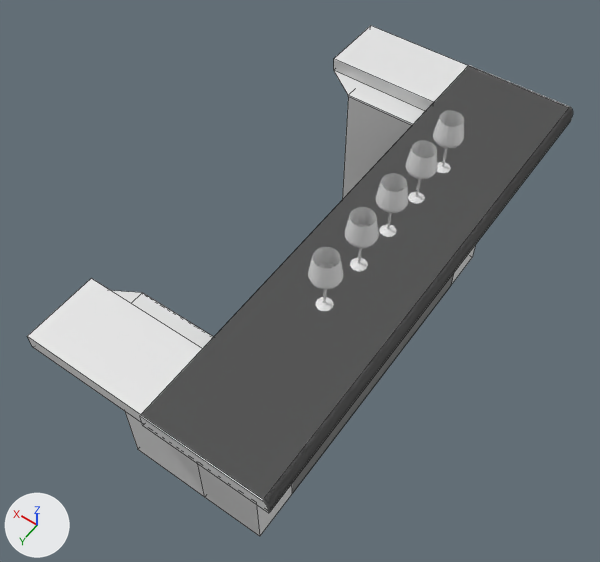
Renders of the Blender file Assets/Models/Textured Models/music_puzzle_glasses textured.blend from each side of a commit.
The view is the same before and after, from a 50 mm camera at (-1.5, 7.25, 8.66) aimed at (2.61, 1.49, -0.38). Arrows for +X, +Y and +Z are at lower left; the lights stay in place. Mesh edges are drawn as thin lines on the coarser meshes.
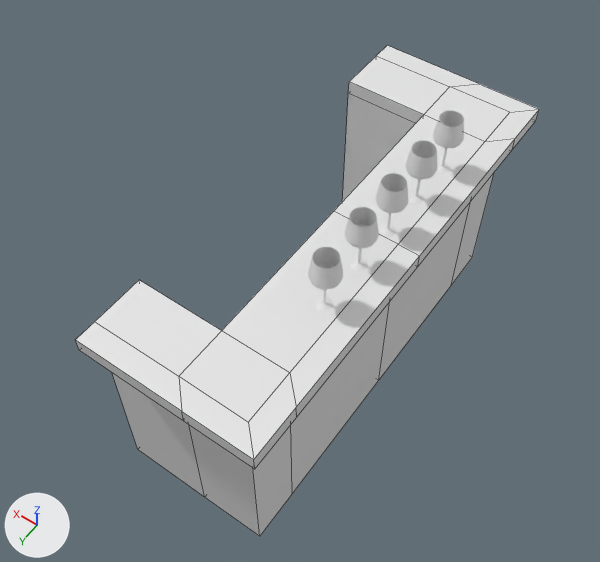
Changed parts and their boxes (x1, y1, x2, y2) in the pictures (600 x 562 px):
'Cube', deleted
    before: (27, 26, 573, 536)
'Plane', added
    after: (76, 45, 539, 536)

The change in detail:
Mesh me_plane is new.
It has 34 vertices, 29 faces and spans x -0.79..1.73, y 0.0..3.3, z -1.91..1.28.
It uses material mat_table (its picture is missing).
Object 'Cube' (ob_cube) is deleted.
Object 'Plane' (ob_plane) is new; it shows me_plane.
Its location is (1.86, 1.15, -0.39).
It gains a MIRROR modifier named 'Mirror'.
Modifier setting: use_axis = (False, True, False).
